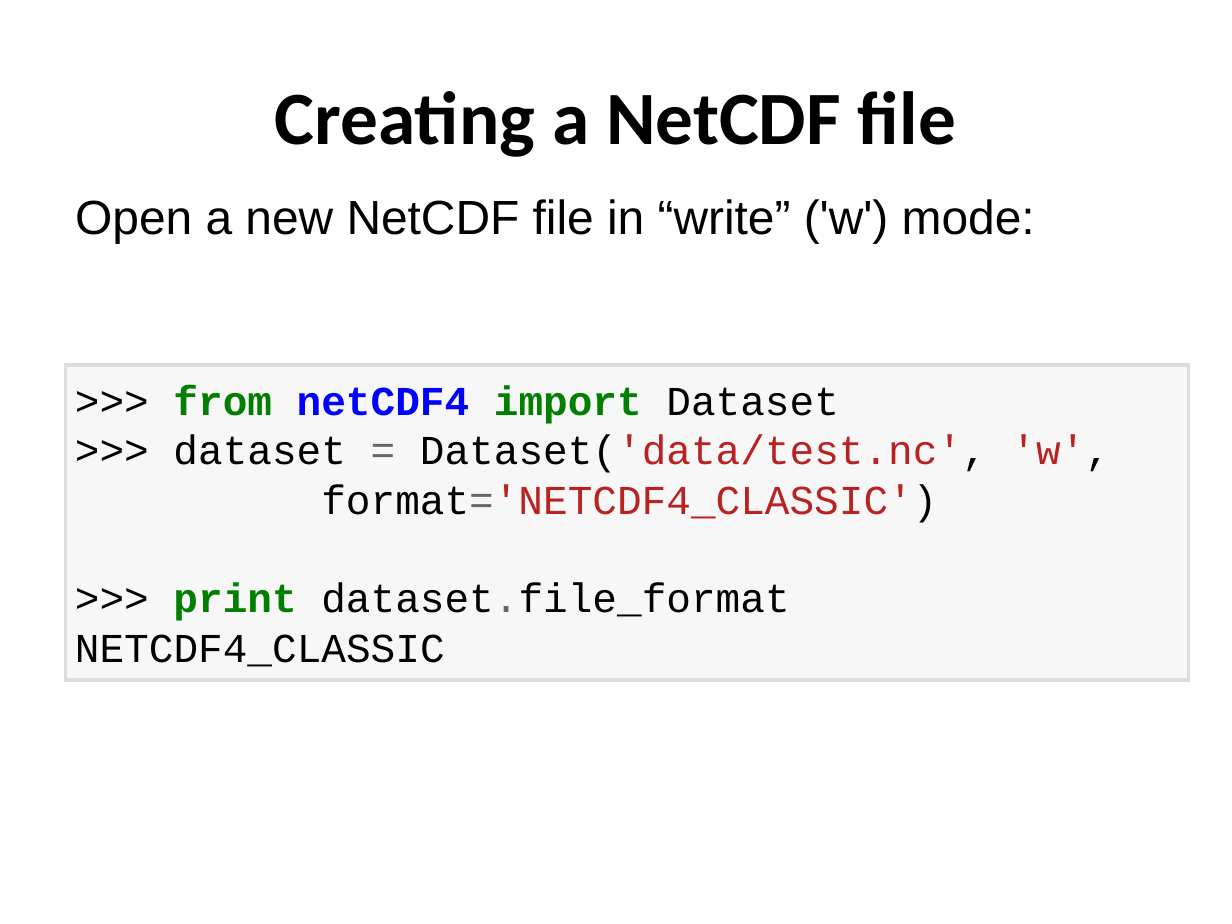
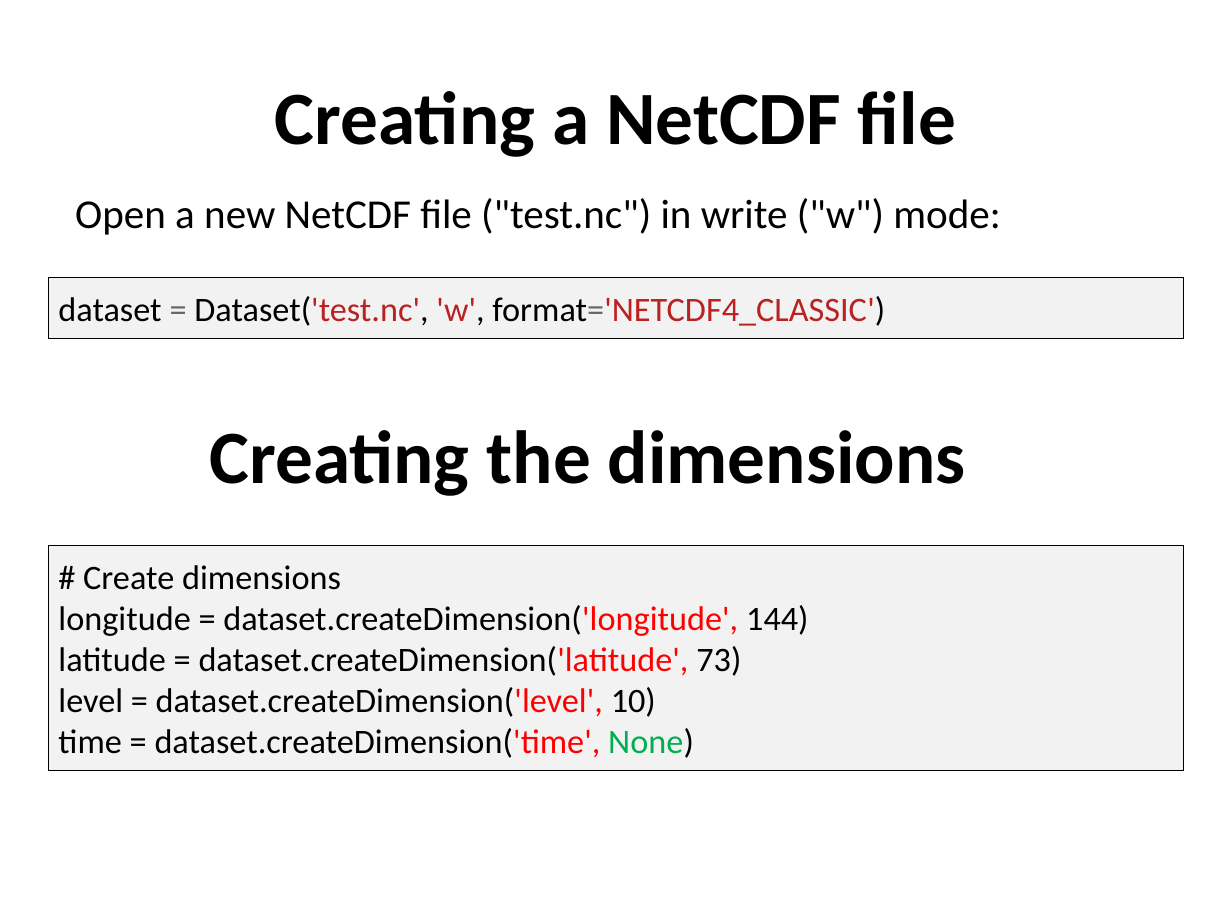
Before and after one commit to ncasuk/ncas-isc, a slide deck: slide 6 of python/presentations/read_write_data/11_create_netcdf_python.ppt (slide 5 before the commit). Drawn at 1232x924 pixels with LibreOffice and Linux fonts; fonts in the diff are those of the drawing; background and template pictures are left out. Boxes give left, top, right and bottom in pixels: in the first picture for what was removed or moved away, otherwise in the second. Text is boxed around its words. In the diff, an @@ line names an element or a change of style, - is before the commit and + after.

```diff
--- a/python/presentations/read_write_data/11_create_netcdf_python.ppt
+++ b/python/presentations/read_write_data/11_create_netcdf_python.ppt
@@ text at box(75, 198, 1000, 235): text changed; size 28 to 24 pt; font Arial to Calibri @@
-Open a new NetCDF file in “write” ('w') mode:
+Open a new NetCDF file ("test.nc") in write ("w") mode:
@@ rectangle "dataset = Dataset('test.nc', 'w', format='NETCDF4_CLASSIC')": place and size @@
-rectangle "dataset = Dataset('test.nc', 'w', format='NETCDF4_CLASSIC')" at box(65, 365, 1189, 680)
+rectangle "dataset = Dataset('test.nc', 'w', format='NETCDF4_CLASSIC')" at box(49, 277, 1184, 338)
@@ rectangle "dataset = Dataset('test.nc', 'w', format='NETCDF4_CLASSIC')" at box(49, 277, 1184, 338): fill #F7F7F7 to #F2F2F2; outline #DDDDDD 1.98 pt to #000000 0.26 pt @@
@@ text in rectangle at box(58, 296, 885, 326): text changed; size 24 to 20 pt; font Courier New to Calibri; text colour #000000 to #BA2121 @@
->>> from netCDF4 import Dataset
->>> dataset = Dataset('data/test.nc', 'w',
-format='NETCDF4_CLASSIC')
->>> print dataset.file_format
-NETCDF4_CLASSIC
+dataset = Dataset('test.nc', 'w', format='NETCDF4_CLASSIC')
@@ text added at box(209, 430, 965, 496), 44 pt, text #000000, bold @@
+Creating the dimensions
@@ rectangle added at box(49, 546, 1184, 771), fill #F2F2F2, outline #000000 0.74 pt, 20 pt, text #000000 @@
+# Create dimensions
+longitude = dataset.createDimension('longitude', 144)
+latitude = dataset.createDimension('latitude', 73)
+level = dataset.createDimension('level', 10)
+time = dataset.createDimension('time', None)
```
Also in this commit, not shown: 17 other slides changed, 3 slides added, 4 slides removed, 3 other files.
